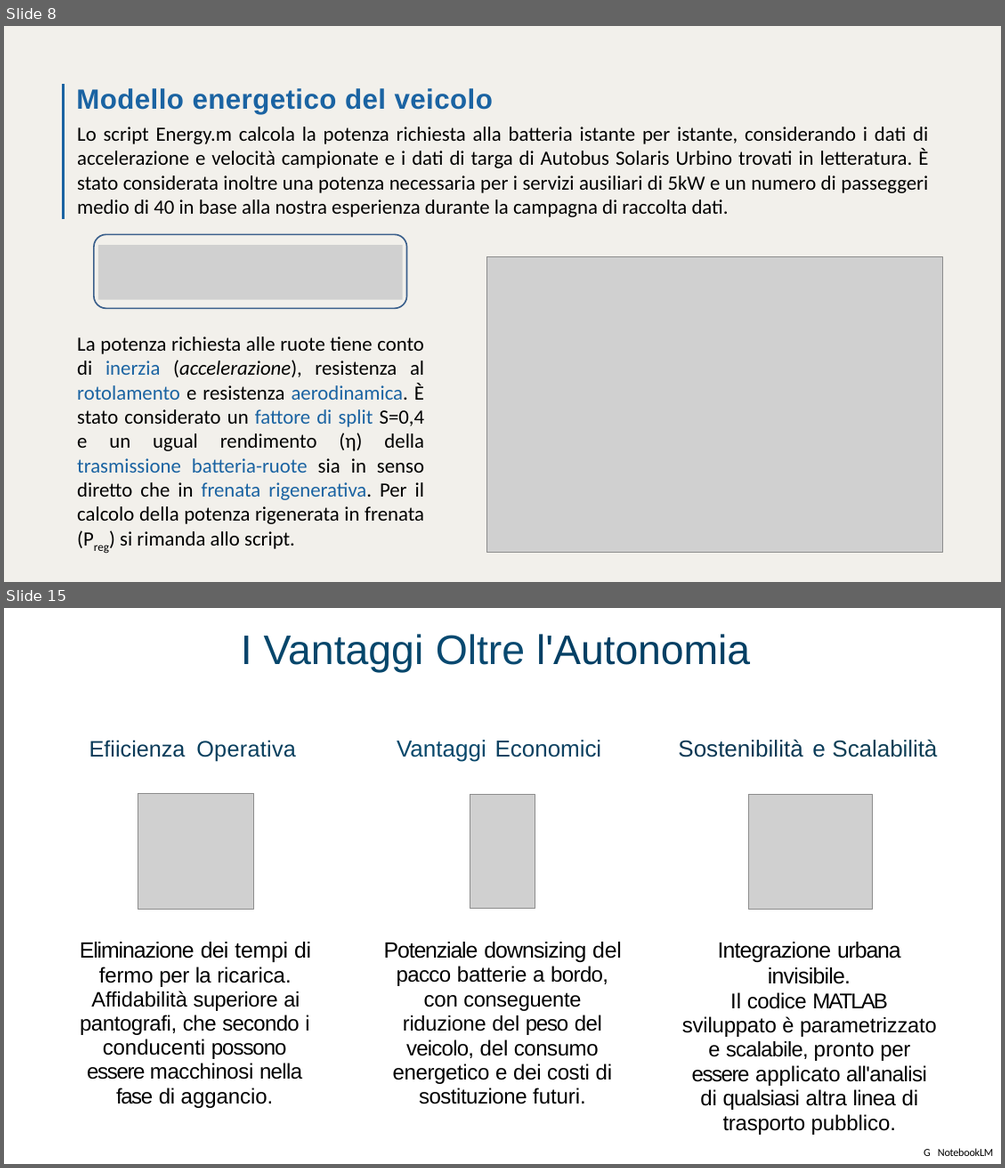
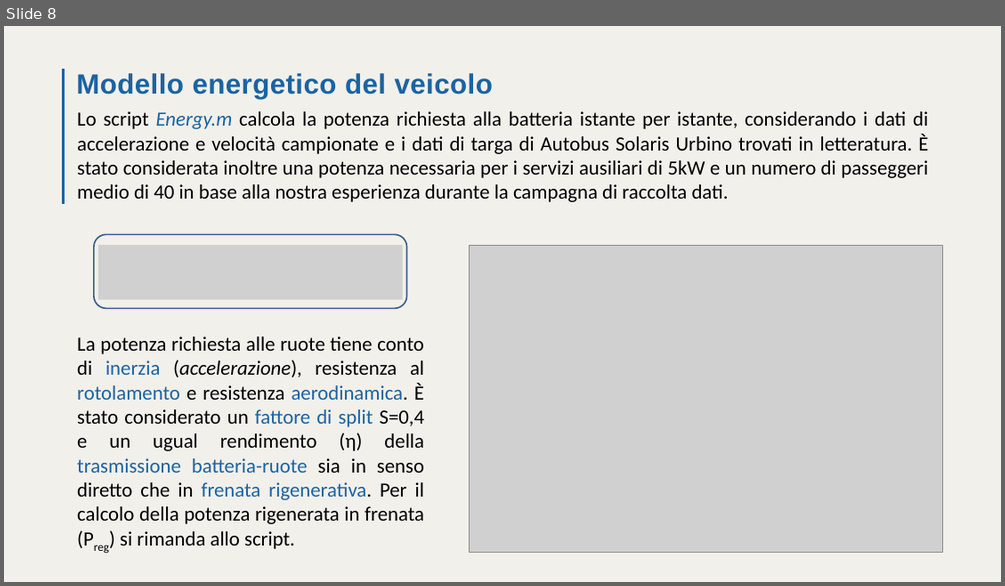
Before and after one commit to Joshuari03/ProgettoASET, a slide deck: Elettrificazione_Strategica_Linea_973.pptx. Shown one above the other, each under a label of ours: slides 8 and 15 before the commit, slide 8 after it; the slides between them are not shown. The pictures are 1005x1168 and 1005x586 pixels, drawn with LibreOffice and Linux fonts; fonts in the diff are those of the drawing; grey boxes stand for pictures. Boxes give left, top, right and bottom in pixels: in the first picture for what was removed or moved away, otherwise in the second. Text is boxed around its words. In the diff, an @@ line names an element or a change of style, - is before the commit and + after.

```diff
--- a/Elettrificazione_Strategica_Linea_973.pptx
+++ b/Elettrificazione_Strategica_Linea_973.pptx
@@ slide 15 removed at (4,608,1001,1164), background #FFFFFF @@
@@ title removed at (241,634,750,672) @@
-I Vantaggi Oltre l'Autonomia
@@ text removed at (89,740,296,761) @@
-Efiicienza Operativa
@@ text removed at (396,740,602,762) @@
-Vantaggi Economici
@@ text removed at (678,739,937,758) @@
-Sostenibilità e Scalabilità
@@ picture removed at (138,794,253,910) @@
@@ picture removed at (469,794,535,909) @@
@@ picture removed at (749,794,872,910) @@
@@ text removed at (80,942,311,1108) @@
-Eliminazione dei tempi di
-fermo per la ricarica.
-Affidabilità superiore ai pantografi, che secondo i conducenti possono essere macchinosi nella fase di aggancio.
@@ text removed at (384,942,622,1084) @@
-Potenziale downsizing del pacco batterie a bordo, con conseguente riduzione del peso del veicolo, del consumo energetico e dei costi di sostituzione futuri.
@@ text removed at (682,942,937,1135) @@
-Integrazione urbana invisibile.
-Il codice MATLAB sviluppato è parametrizzato e scalabile, pronto per essere applicato all'analisi di qualsiasi altra linea di trasporto pubblico.
@@ text removed at (923,1148,993,1156) @@
-G NotebookLM
@@ slide 8 changed as well @@
@@ 2 texts, 1 freeform shape: place and size @@
-2 texts, 1 freeform shape at (64,83,928,219)
+2 texts, 1 freeform shape at (64,68,928,204)
@@ text "Lo script Energy.m calcola la ..." at (77,111,928,202): text colour #000000 to #1A63A2, italic on in "Energy.m" @@
@@ picture: place and size @@
-picture at (487,257,942,552)
+picture at (469,245,942,552)
```
Also in this commit, not shown: 9 other slides changed, 4 slides added, 5 other slides removed, 1 other file.
